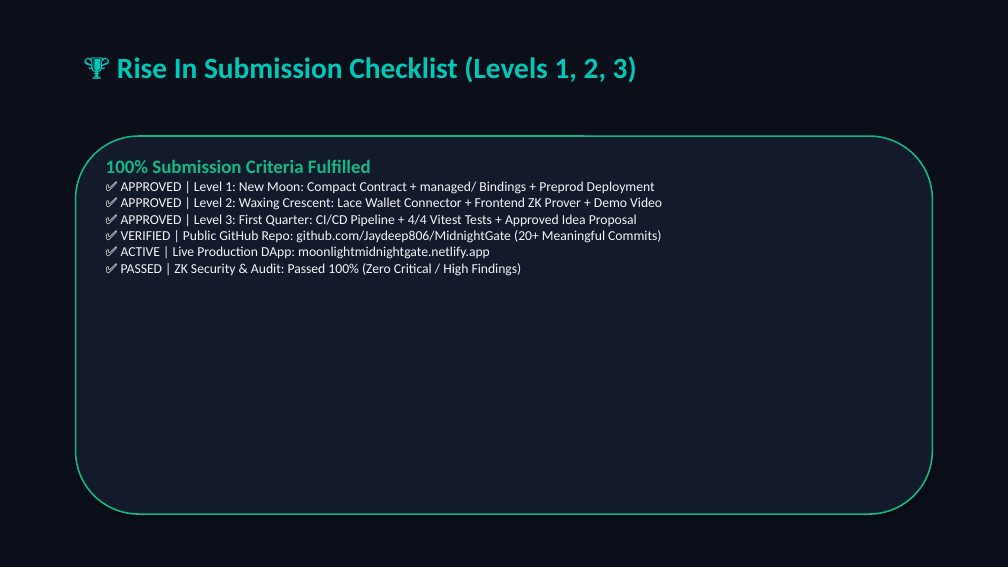
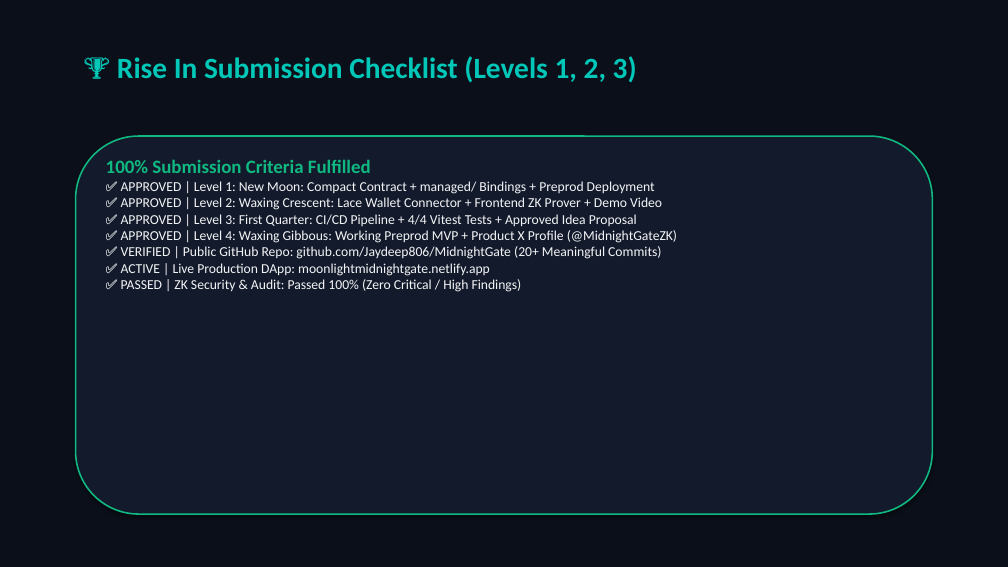
Before and after one commit to Jaydeep806/MidnightGate, a slide deck: slide 5 of MidnightGate_Presentation.pptx. Drawn at 1008x567 pixels with LibreOffice and Linux fonts; fonts in the diff are those of the drawing. Boxes give left, top, right and bottom in pixels: in the first picture for what was removed or moved away, otherwise in the second. Text is boxed around its words. In the diff, an @@ line names an element or a change of style, - is before the commit and + after.

Commit message:
docs(level-4): add Level 4 Waxing Gibbous checklist, Product X profile, and building in public details

```diff
--- a/MidnightGate_Presentation.pptx
+++ b/MidnightGate_Presentation.pptx
@@ text at (121, 230, 677, 243): paragraph added @@
+✅ APPROVED | Level 4: Waxing Gibbous: Working Preprod MVP + Product X Profile (@MidnightGateZK)
```
Also in this commit, not shown: 5 other files.
